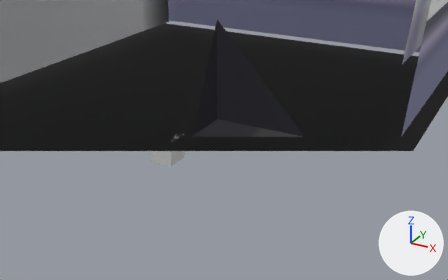
One commit to the OBJ model models/CelesticTownHouse/CelesticTownHouse.obj: the scene before it, then after it.
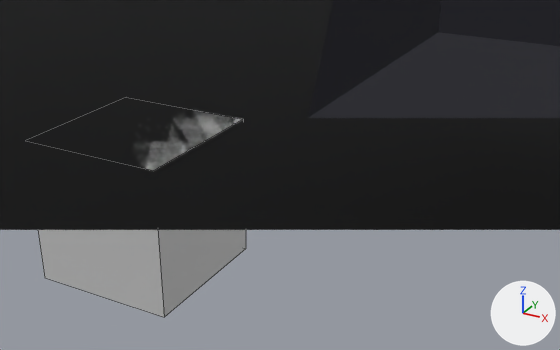
Each version is shown from a 50 mm camera at (26.04, -37.61, 20.72) aimed at (3.87, 2.69, 0.57), then close up from a 50 mm camera at (6.2, -7.22, 4.54) aimed at (1.53, 1.26, 0.29). Lighting does not change. The marker at lower right points along +X, +Y and +Z. The close-ups show mesh edges as thin lines. Everything nearer to the camera than a plane just in front of the edit is cut away. Where no turn or scale is listed for an object, it has been applied to the vertices.

Names of what the first close-up shows: 'CelesticTownHouse', 'Cube'.
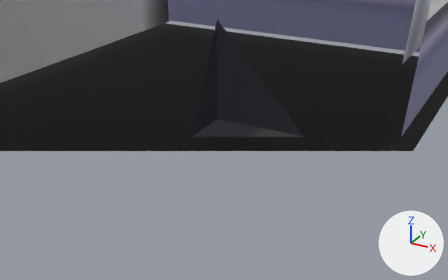
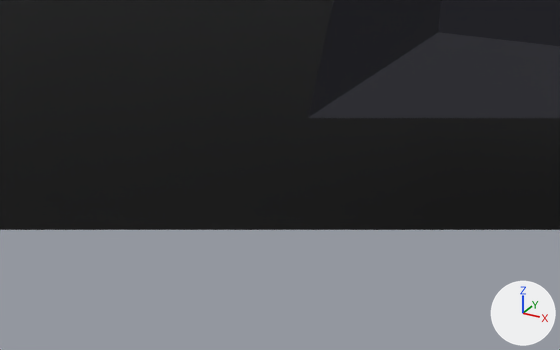
The newer file is also turned or shifted as a whole; pictures and numbers use the older file's frame.

Pixel boxes [x1, y1, x2, y2] of what changed, in the close-ups (560 x 350 px):
'Cube', deleted
    before: [38, 111, 246, 317]

Patch to the scene script:
```diff
--- a/models/CelesticTownHouse/CelesticTownHouse.obj.py
+++ b/models/CelesticTownHouse/CelesticTownHouse.obj.py
@@ ob_cube @@
-ob_cube = bpy.data.objects.new('Cube', me_cube)
-ob_cube.location = (0.0, 0.0, 0.0)
```
